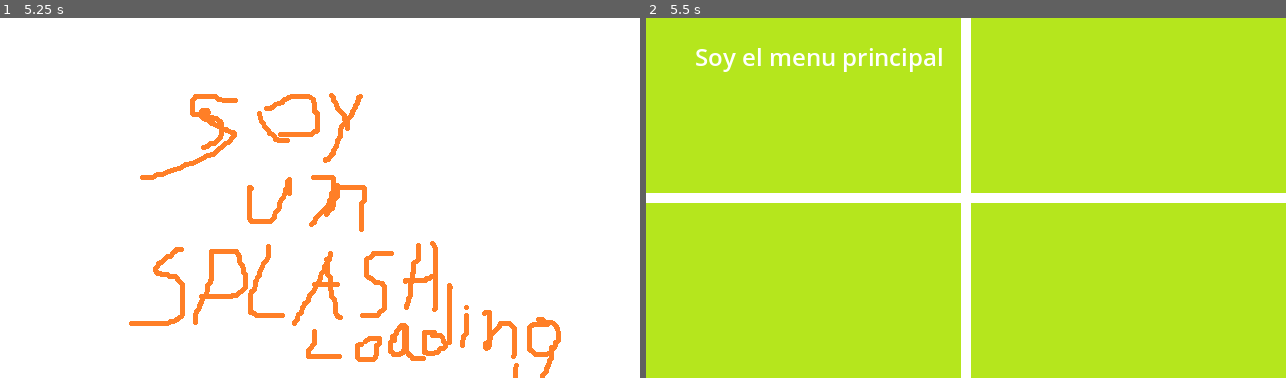
Above: before the commit, frames 1-2 (left to right).
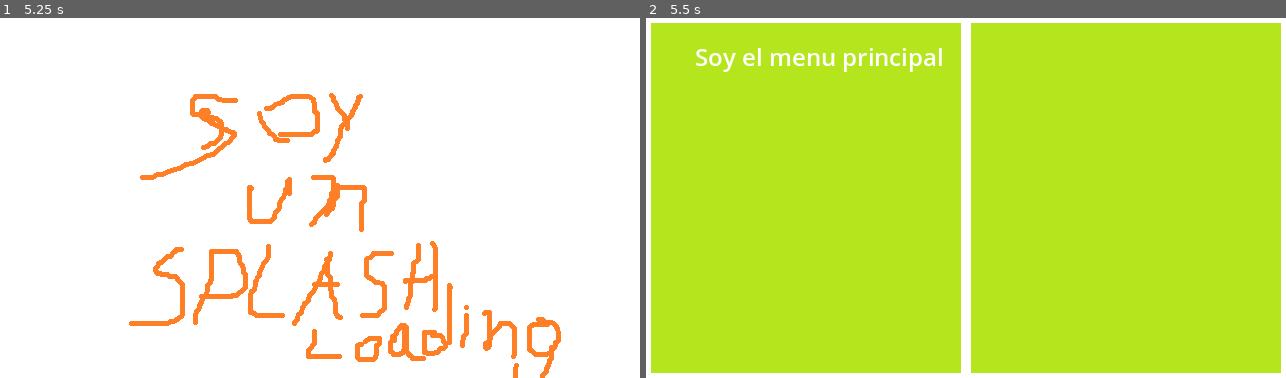
Above: after the commit, the same moments.

Repository: kevinesaa/edge-combat
Game: Godot game, scene res://loading-splash/loading_splash_scene.tscn
Same seed, same stepped clock (60 frames per second), same inputs: the game is played once before the commit and once after it.
Inputs (mouse positions are in pixels of both pictures, inside the frame that each line leads up to):
- Up to frame 1 (5.25 s): tap Enter at 0.5, 2, 3.5 s; move the mouse to (460, 180) at 0.52 s; hold Right (right) 0.53-1.25 s; click (460, 180) at 0.67 s; tap Space at 1.25, 2.75, 4.25 s; drag from (192, 216) to (288, 270) at 1.27 s; move the mouse to (384, 118) at 2.02 s; hold Right (right) 2.03-2.75 s; drag from (288, 270) to (128, 144) at 2.77 s; move the mouse to (512, 252) at 3.52 s; hold Left (left) 3.53-4.25 s; drag from (128, 144) to (224, 108) at 4.27 s; move the mouse to (352, 198) at 5.02 s; hold Left (left) from 5.03 s (still down); click (352, 198) at 5.17 s
- Up to frame 2 (5.5 s): keep holding Left (left)

Frame 1 is identical in both runs. In frame 2, 6.9% of the frame differs, in the area x 0-100%, y 0-100%.

Commit message:
feat: [WIP] touch rect area

Diff:
--- a/main-menu/main_menu_scene.tscn
+++ b/main-menu/main_menu_scene.tscn
@@ -1,9 +1,10 @@
-[gd_scene load_steps=5 format=3 uid="uid://c60iw1xn4lexb"]
+[gd_scene load_steps=6 format=3 uid="uid://c60iw1xn4lexb"]
 
 [ext_resource type="Texture2D" uid="uid://cg1om34eqscpe" path="res://_placeholders/main_menu_background.png" id="1_5fxsi"]
 [ext_resource type="Script" uid="uid://c5gvijduf2rj0" path="res://main-menu/scripts/MainMenuController.gd" id="1_23gut"]
 [ext_resource type="Script" uid="uid://qogeq311e7v2" path="res://_commons/scripts/ChangeSceneController.gd" id="2_s2c0i"]
 [ext_resource type="Script" uid="uid://wqp1kk0focr3" path="res://touch-input-system/TouchInputManager.gd" id="3_mp5cd"]
+[ext_resource type="PackedScene" uid="uid://dsf5c3shksako" path="res://touch-area-system/areas/rect/rect_touch_area.tscn" id="5_d364k"]
 
 [node name="MainMenuNode" type="Node2D"]
 script = ExtResource("1_23gut")
@@ -32,3 +33,9 @@
 
 [node name="inputController_node" type="Node" parent="."]
 script = ExtResource("3_mp5cd")
+
+[node name="touchAreasContainerNode" type="Node" parent="."]
+
+[node name="leftRectTouchAreaNode" parent="touchAreasContainerNode" instance=ExtResource("5_d364k")]
+
+[node name="rightRectTouchAreaNode" parent="touchAreasContainerNode" instance=ExtResource("5_d364k")]
--- a/main-menu/scripts/MainMenuController.gd
+++ b/main-menu/scripts/MainMenuController.gd
@@ -1,5 +1,8 @@
 extends Node
 @onready var input_controller_node: TouchInputManager = $inputController_node
+
+@onready var left_rect_touch_area_node: ReactTouchArea = $touchAreasContainerNode/leftRectTouchAreaNode
+@onready var right_rect_touch_area_node: ReactTouchArea = $touchAreasContainerNode/rightRectTouchAreaNode
 
 
 var screen_size:Vector2
@@ -10,13 +13,15 @@
 @export var debug_draw:bool = true
 func draw_debug_lines() -> void:
 	if(debug_draw):
-		center_vertical_line_2d.clear_points()
-		center_vertical_line_2d.add_point(Vector2(center_screen.x,0))
-		center_vertical_line_2d.add_point(Vector2(center_screen.x,screen_size.y))
-
-		center_horizontal_line_2d.clear_points()
-		center_horizontal_line_2d.add_point(Vector2(0,center_screen.y))
-		center_horizontal_line_2d.add_point(Vector2(screen_size.x,center_screen.y))
+		left_rect_touch_area_node.draw_debug_lines()
+		right_rect_touch_area_node.draw_debug_lines()
+		#center_vertical_line_2d.clear_points()
+		#center_vertical_line_2d.add_point(Vector2(center_screen.x,0))
+		#center_vertical_line_2d.add_point(Vector2(center_screen.x,screen_size.y))
+		#
+		#center_horizontal_line_2d.clear_points()
+		#center_horizontal_line_2d.add_point(Vector2(0,center_screen.y))
+		#center_horizontal_line_2d.add_point(Vector2(screen_size.x,center_screen.y))
 
 func on_resize_screen_listener() -> void:
 	print("on resize")
@@ -25,7 +30,13 @@
 
 
 func on_click_listener(event:InputWrapper) -> void:
+
 	print("simple click")
+
+	if(left_rect_touch_area_node.isVectorInside(event.initPosition)):
+		print("in left rect")
+	if(right_rect_touch_area_node.isVectorInside(event.initPosition)):
+		print("in right rect")
 
 func on_double_click_listener(event:InputWrapper) -> void:
 	print("double click")
@@ -42,8 +53,13 @@
 
 func _ready() -> void:
 	calc_center_screen()
-	draw_debug_lines()
 	get_viewport().size_changed.connect(on_resize_screen_listener)
+
+	left_rect_touch_area_node.setPosition(Vector2(0,0))
+	left_rect_touch_area_node.setSize(center_screen.x,screen_size.y)
+
+	right_rect_touch_area_node.setPosition(Vector2(center_screen.x,0))
+	right_rect_touch_area_node.setSize(center_screen.x,screen_size.y)
 
 	input_controller_node.notify_click.connect(on_click_listener)
 	input_controller_node.notify_double_click.connect(on_double_click_listener)
@@ -51,6 +67,8 @@
 	input_controller_node.notify_swipe.connect(on_swipe_listener)
 	input_controller_node.notify_long_swipe.connect(on_long_swipe_listener)
 
+	draw_debug_lines()
+
 func calc_center_screen():
 	var viewport = get_viewport()
 	screen_size = viewport.size
--- /dev/null
+++ b/touch-area-system/areas/abstracts/TouchArea.gd
@@ -0,0 +1,6 @@
+class_name TouchArea
+extends Node
+
+#abstract
+func isInside(point:Vector2) -> bool:
+	return false
--- /dev/null
+++ b/touch-area-system/areas/rect/RectTouchArea.gd
@@ -0,0 +1,68 @@
+class_name ReactTouchArea
+extends TouchArea
+
+@export var initLeftCornerPosition:Vector2
+@export var horizontalSize:float
+@export var verticalSize:float
+
+#region corners
+var leftUpCorner:Vector2
+var leftDownCorner:Vector2
+var rightUpCorner:Vector2
+var rightDownCorner:Vector2
+#endregion
+
+var centerPosition:Vector2
+
+
+@export var debug_draw:bool = true
+@onready var debug_draw_line: Line2D = $debugDraw
+
+func draw_debug_lines() -> void:
+	if(debug_draw):
+		debug_draw_line.clear_points()
+		debug_draw_line.add_point(leftUpCorner)
+		debug_draw_line.add_point(leftDownCorner)
+		debug_draw_line.add_point(rightDownCorner)
+		debug_draw_line.add_point(rightUpCorner)
+		debug_draw_line.add_point(leftUpCorner)
+
+
+func setPosition(leftUpPosition:Vector2):
+	self.leftUpCorner = leftUpPosition
+	calcArea()
+
+func setHorizontalSize(h:float):
+	self.horizontalSize = h
+	calcArea()
+
+func setVeticalSize(v:float):
+	self.verticalSize = v
+	calcArea()
+
+func setSize(h:float,v:float):
+	self.horizontalSize = h
+	self.verticalSize = v
+	calcArea()
+
+func calcArea():
+	var verticalSizeVector:Vector2 = verticalSize * Vector2.DOWN
+	var horizontalSizeVector:Vector2 = horizontalSize * Vector2.RIGHT
+	leftDownCorner = leftUpCorner + verticalSizeVector
+	rightUpCorner = leftUpCorner + horizontalSizeVector
+	rightDownCorner = leftUpCorner + verticalSizeVector + horizontalSizeVector
+	centerPosition = rightDownCorner / 2
+
+func isVectorInside(point:Vector2) -> bool:
+
+	var c1 = point.x > leftUpCorner.x && point.y > leftUpCorner.y
+	var c2 = point.x > leftDownCorner.x && point.y < leftDownCorner.y
+	var c3 = point.x < rightDownCorner.x && point.y < rightDownCorner.y
+	var c4 = point.x < rightUpCorner.x && point.y > rightUpCorner.y
+
+	return c1 && c2 && c3 && c4
+
+
+func _ready() -> void:
+	leftUpCorner = Vector2(initLeftCornerPosition)
+	calcArea()
--- /dev/null
+++ b/touch-area-system/areas/rect/rect_touch_area.tscn
@@ -0,0 +1,8 @@
+[gd_scene load_steps=2 format=3 uid="uid://dsf5c3shksako"]
+
+[ext_resource type="Script" uid="uid://b161eqef6apdx" path="res://touch-area-system/areas/rect/RectTouchArea.gd" id="1_y8kfo"]
+
+[node name="rectTouchAreaNode" type="Node"]
+script = ExtResource("1_y8kfo")
+
+[node name="debugDraw" type="Line2D" parent="."]
Not shown, added: touch-area-system/areas/abstracts/TouchArea.gd.uid
Not shown, added: touch-area-system/areas/rect/RectTouchArea.gd.uid
